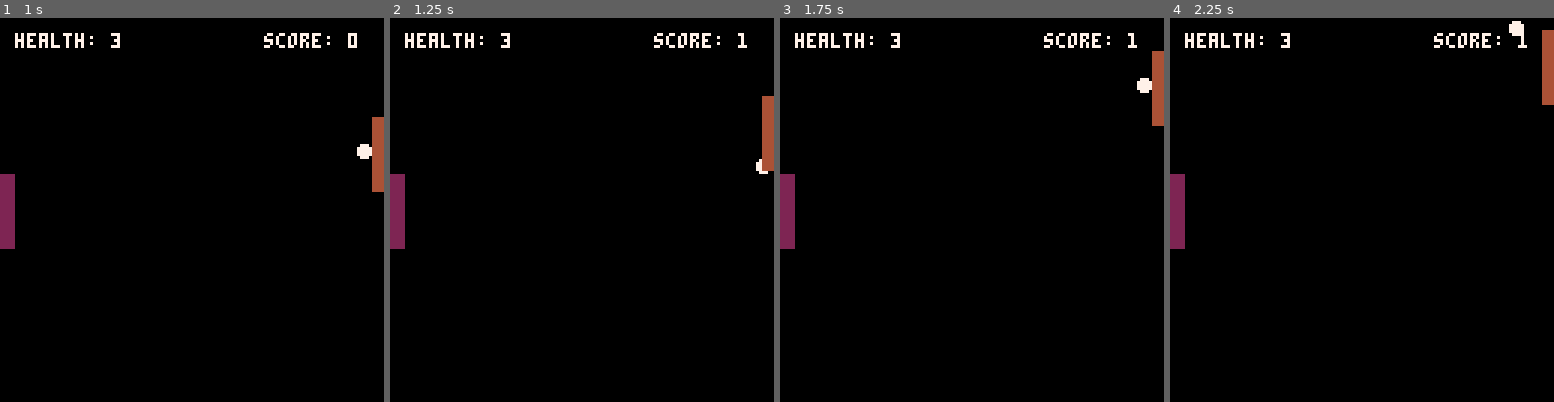
Above: before the commit, frames 1-4 (left to right).
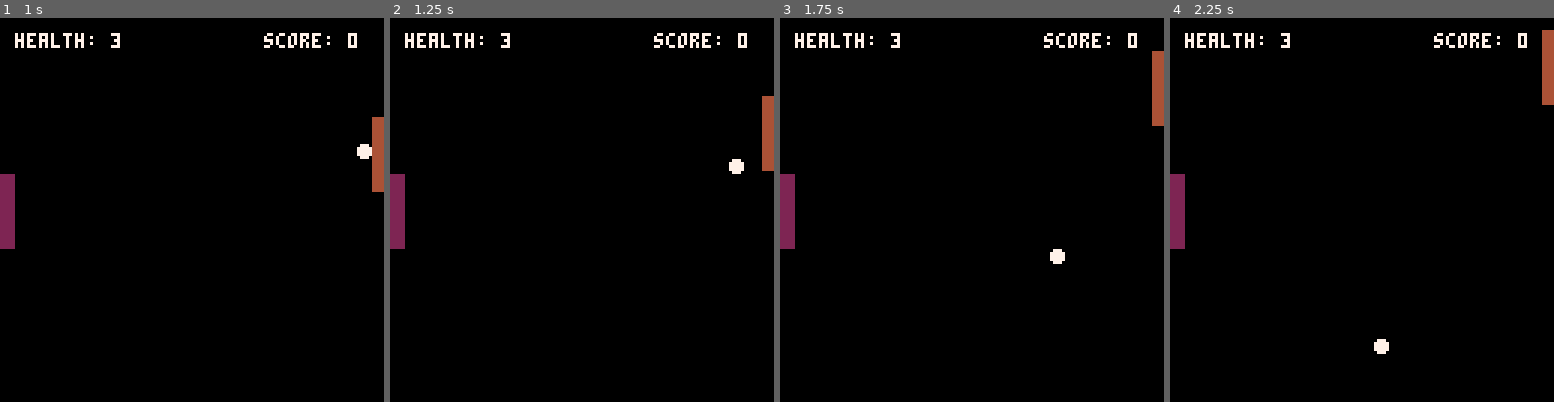
Above: after the commit, the same moments.

Repository: Spider101/Morta-Pong
Game: PICO-8 cartridge game.p8
Two runs of this game, one before a commit and one after it. Both use one fixed random seed, a clock stepped at 60 frames per second and the inputs below.
Inputs:
- Up to frame 1 (1 s): tap O (Z key) at 0.33, 0.7 s
- Up to frame 2 (1.25 s): tap X (X key) at 1.07 s
- Up to frame 3 (1.75 s): tap O (Z key) at 1.43 s
- Up to frame 4 (2.25 s): tap X (X key) at 2.07 s; tap O (Z key) at 2.22 s

Frame 1 is identical in both runs. In frame 2, 0.3% of the frame differs, in the area x 88-99%, y 3-41%; in frame 3, 0.3%, in the area x 70-97%, y 3-65%; in frame 4, 0.3%.

Commit message:
fix: ensure x direction of ball is always towards player when resetting

Diff:
--- a/main.lua
+++ b/main.lua
@@ -130,7 +130,7 @@
         local starting_y = self.enemy.y + (self.enemy.height / 2)
 
         -- set the ball's initial direction to be towards the player and a random direction in the y axis
-        local direction_x = -1
+        local direction_x = self.ball.dx > 0 and -1 or 1
         local direction_y = rnd(2) > 1 and 1 or -1
 
         self.ball:init(starting_x, starting_y, direction_x, direction_y)
